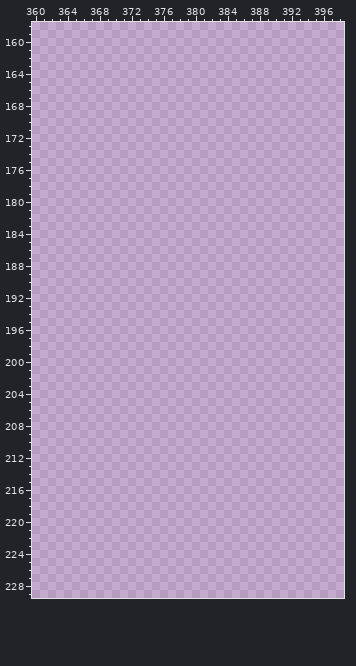
Two versions of one pixel-art file, Assets/art/hamilton/HamiltonEast/Shakes/ShakesExt/Exports/ShakesExtFurni.aseprite. That is the earlier state.
1076x368 pixels, 1 frame. Colours within 5 levels of each other are drawn and written as one. Shown: x 360..398, y 158..229.
After:
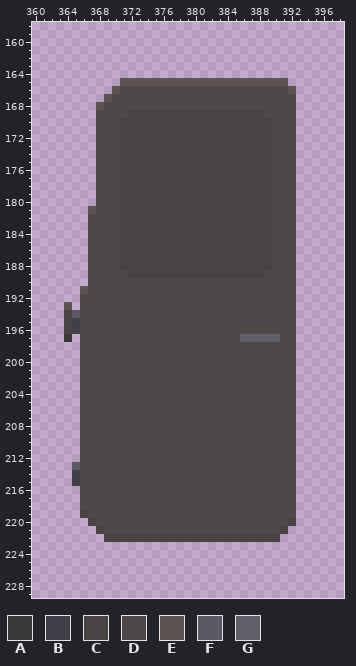
Palette (. is transparent): A #393939  B #404048  C #474343  D #4e4848  E #5e5353  F #5a5a65  G #606069
What changed:
Layer "furni":
The edit adds colour A in row 197 at x 364.
The edit adds colour B in rows 195 to 196 at x 365; in rows 214 to 215 at x 365.
The edit adds colour C in row 169 at x 372 to 388; in rows 170 to 188 at x 371 to 389; in row 189 at x 372 to 388; in rows 194 to 196 at x 364; in row 219 at x 366; in row 220 at x 367 and 392.
The edit adds colour C in row 221 at x 368 and 391; in row 222 at x 369 to 390.
The edit adds colour D in row 166 at x 371 to 391; in row 167 at x 370 to 392; in row 168 at x 369 to 392; in row 169 at x 368 to 371 and 389 to 392; in rows 170 to 181 at x 368 to 370 and 390 to 392; in rows 182 to 188 at x 367 to 370 and 390 to 392.
The edit adds colour D in row 189 at x 367 to 371 and 389 to 392; in rows 190 to 191 at x 367 to 392; in rows 192 to 196 at x 366 to 392; in row 197 at x 366 to 385 and 391 to 392; in rows 198 to 218 at x 366 to 392; in row 219 at x 367 to 392.
The edit adds colour D in row 220 at x 368 to 391; in row 221 at x 369 to 390.
The edit adds colour E in row 165 at x 371 to 391; in row 166 at x 370 and 392; in row 167 at x 369; in row 168 at x 368; in row 181 at x 367; in row 191 at x 366.
The edit adds colour E in row 193 at x 364.
The edit adds colour F in row 194 at x 365; in row 213 at x 365.
The edit adds colour G in row 197 at x 386 to 390.
